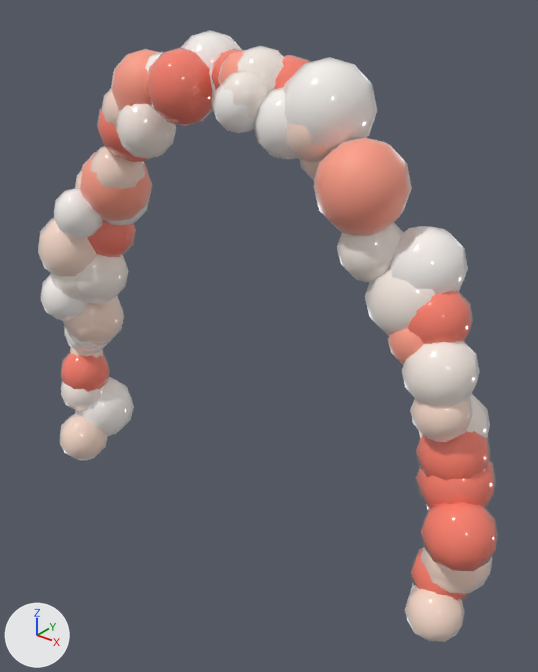
Before and after pictures for a commit that changed the glTF model public/assets/interiors/estudio/balloon_arch_pastel.glb.
Both versions are drawn from a camera (50 mm lens) standing at (2.0, -2.24, 2.5) and looking at (0.15, 0.08, 1.06). Lighting does not change. The marker at lower left points along +X, +Y and +Z. The first picture is the older version.

The first picture shows 'balloon_arch_pastel'.
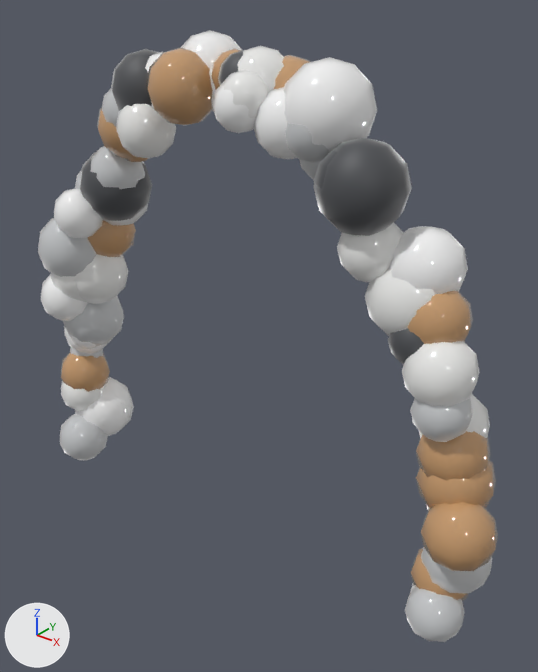
Location of each change, (x1, y1, x2, y2) in pixels of the pictures (538 x 672 px):
'balloon_arch_pastel', recoloured: (38, 45, 498, 642) in both

What the commit changed:
Material 'accent2.014' (mat_accent2_014) changes colour from red #ff7f6b to orange #c79a6b; in linear values from (1.0, 0.212, 0.147) to (0.571, 0.323, 0.147).
Material 'soft.014' (mat_soft_014) changes colour from beige #ffe0cf to light grey #c9cbcd; in linear values from (1.0, 0.745, 0.624) to (0.584, 0.597, 0.61).
Material 'fabric.014' (mat_fabric_014) changes colour from pink #ff9d86 to dark grey #4a4c50; in linear values from (1.0, 0.337, 0.238) to (0.0685, 0.0723, 0.0802).
